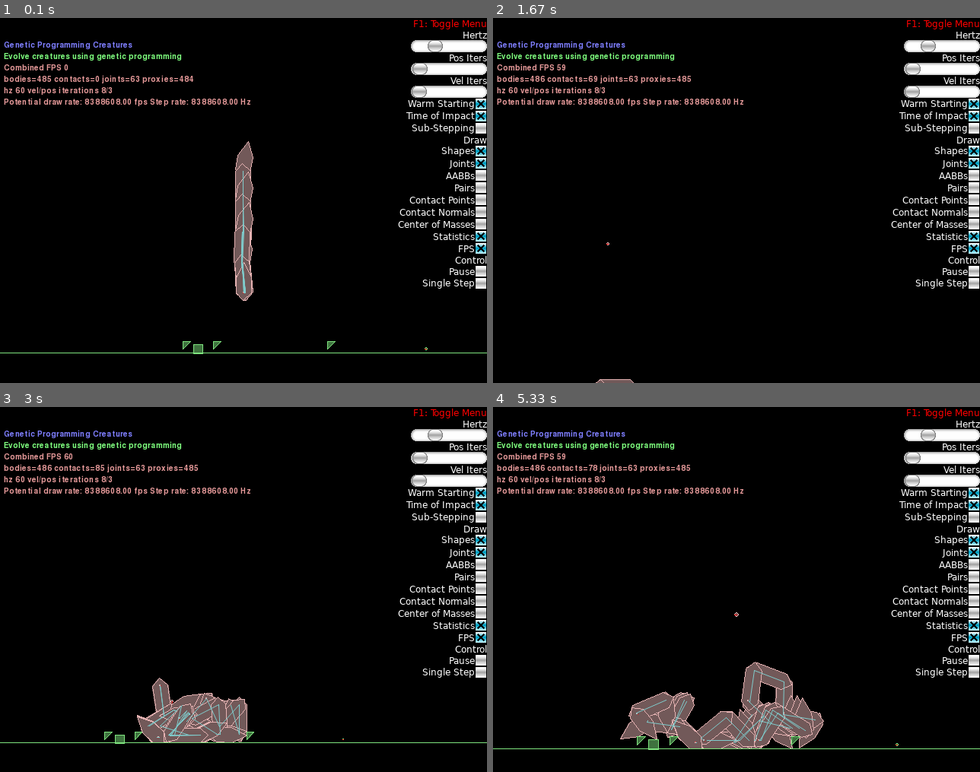
Above: before the commit, frames 1-4 (two rows, left to right).
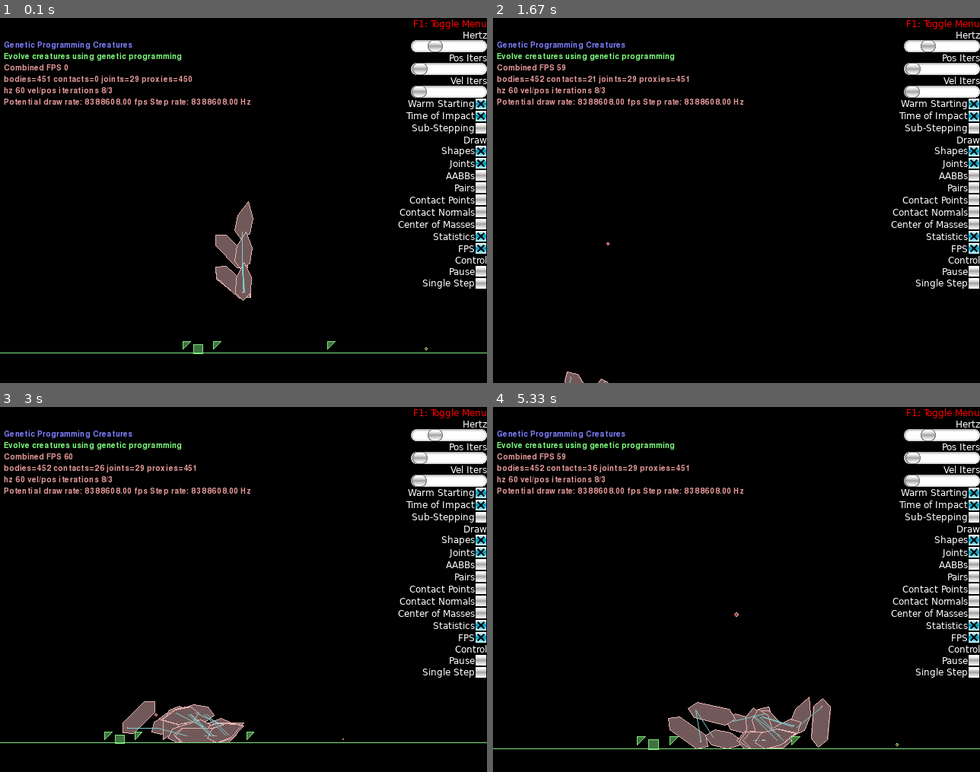
Above: after the commit, the same moments.

Repository: deniseklep/NC_creatures
Game: pygame game, started from main.py
Two runs of this game, one before a commit and one after it. Both use one fixed random seed, a clock stepped at 60 frames per second and the inputs below.
Inputs (mouse positions are in pixels of both pictures, inside the frame that each line leads up to):
- Up to frame 1 (0.1 s): no input
- Up to frame 2 (1.67 s): click (736, 200) at 0.38 s; hold Right 0.67-1.13 s; tap Space at 0.73, 1.03, 1.28, 1.62 s; tap Z at 0.82 s; hold Up 1.22-1.52 s; tap X at 1.37 s; hold Right from 1.55 s (still down)
- Up to frame 3 (3 s): tap Space at 1.92, 2.12, 2.42, 2.68 s; release Right at 2.02 s; hold Left 2.05-2.58 s; tap Z at 2.2 s; hold Down 2.62-2.92 s; tap X at 2.77 s; hold Left from 2.95 s (still down)
- Up to frame 4 (5.33 s): tap Space at 3.02, 3.32, 3.45, 3.85, 4.15, 4.52, 4.92, 5.22 s; release Left at 3.35 s; hold Up 3.38-3.75 s; tap Z at 3.53, 5 s; hold Right 3.78-4.42 s; tap X at 3.93 s; hold Down 4.45-4.82 s; hold Left 4.85-5.32 s

The runs differ from the first frame. In frame 1, 1.6% of the frame differs, in the area x 8-53%, y 15-78%; in frame 2, 0.5%; in frame 3, 2.4%; in frame 4, 4.2%, in the area x 8-70%, y 15-94%.

Commit message:
new graph parts encoding

Diff:
--- a/main.py
+++ b/main.py
@@ -21,7 +21,7 @@
         super(GP, self).__init__()
 
         self.primitive_set = {'L': self.create_arm,
-                         'E': self.create_endpoint}
+                              'E': self.create_endpoint,}
 
         self.creatures = []
         self.simulation_time = 0
@@ -97,18 +97,18 @@
 
     def creature_from_graph(self, graph):
         # TODO: create new creature parts from graph
-
         partlist = []
+
         return Creature(partlist, graph, self.generation)
 
 
-    def encode_part(self, prefix, angle, speed, length):
-        return '{}_{:03d}_{:03d}_{:03d}'.format(prefix, angle, speed, length)
+    def encode_part(self, prefix, angle, speed, length, graph_code):
+        return '{}_{:03d}_{:03d}_{:03d}_{}'.format(prefix, angle, speed, length, graph_code)
 
 
     def decode_part(self, str):
         split = str.split('_')
-        return self.function_set[split[0]], int(split[1]), int(split[2]), int(split[3])
+        return self.primitive_set[split[0]], int(split[1]), int(split[2]), int(split[3]), split[4]
 
 
     def create_root(self):
@@ -123,12 +123,11 @@
         # define joints
         anchors = []
         anchors.append(self.offset)
-        anchors.append(self.offset)
-
-        return body, anchors, 'R'
-
-
-    def create_arm(self, anchor, connected, angle=0, speed=2, length=4):
+
+        return body, anchors, 'R_0'
+
+
+    def create_arm(self, anchor, connected, graph_code, angle=45, speed=2, length=4):
 
         #define body
         p1 = b2Vec2(0, -1)
@@ -163,10 +162,10 @@
             maxMotorTorque=1000,
             enableMotor=self.motorOn)
 
-        return body, anchors, self.encode_part('L', angle, speed, length)
-
-
-    def create_endpoint(self, anchor, connected, angle=0, speed=2, length=2):
+        return body, anchors, self.encode_part('L', angle, speed, length, graph_code)
+
+
+    def create_endpoint(self, anchor, connected, graph_code, angle=0, speed=2, length=2):
         # define body
         p1 = b2Vec2(0, -1)
         p2 = b2Vec2(-1, 0)
@@ -199,7 +198,7 @@
             maxMotorTorque=1000,
             enableMotor=self.motorOn)
 
-        return body, anchors, self.encode_part('E', angle, speed, length)
+        return body, anchors, self.encode_part('E', angle, speed, length, graph_code)
 
 
     def create_prototype(self):
@@ -210,17 +209,20 @@
 
         while len(openlist) > 0:
             body, anchors, enc = openlist.pop()
+            graph_code = enc.split('_')[-1]
             graph[enc] = []
 
-            for anchor in anchors:
+            for i, anchor in enumerate(anchors):
                 # choose random part
                 name, func = random.choice(list(self.primitive_set.items()))
                 # create part and anchors
-                part = func(anchor, body)
-                #
-                openlist.append(part)
+                part = func(anchor, body, graph_code+str(i))
+                # add unique graph string to encoding
+                if len(part[1]) > 0:
+                    openlist.append(part)
                 graph[enc].append(part[2])
                 partlist.append(part[0])
+        print(graph)
 
         return Creature(partlist, graph, self.generation)
 
